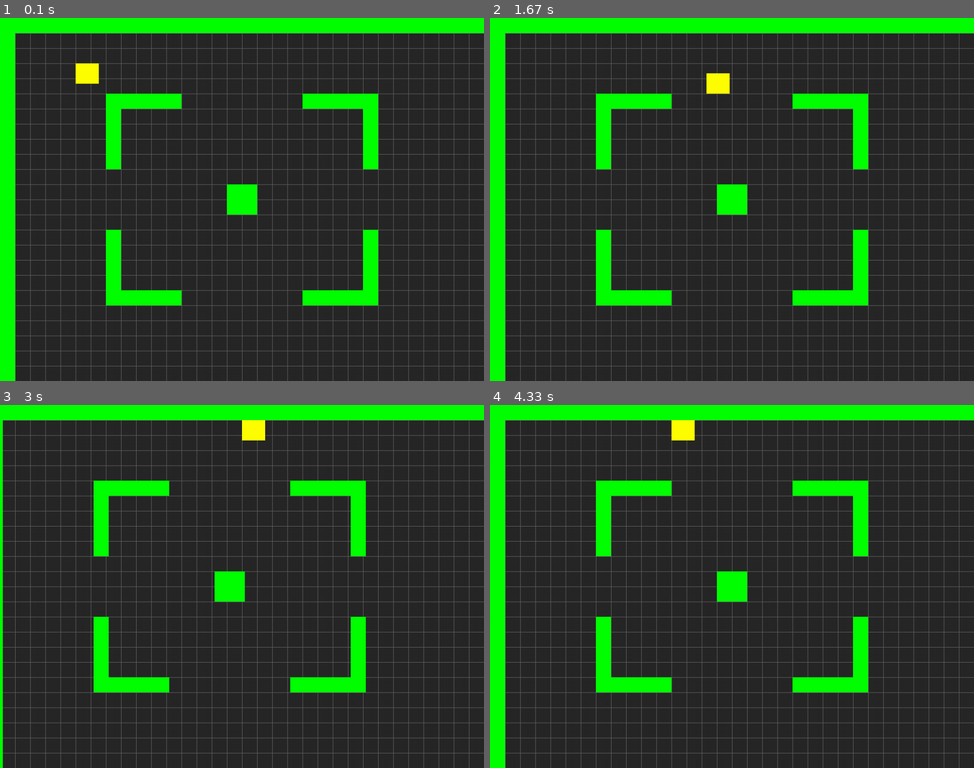
Above: before the commit, frames 1-4 (two rows, left to right).
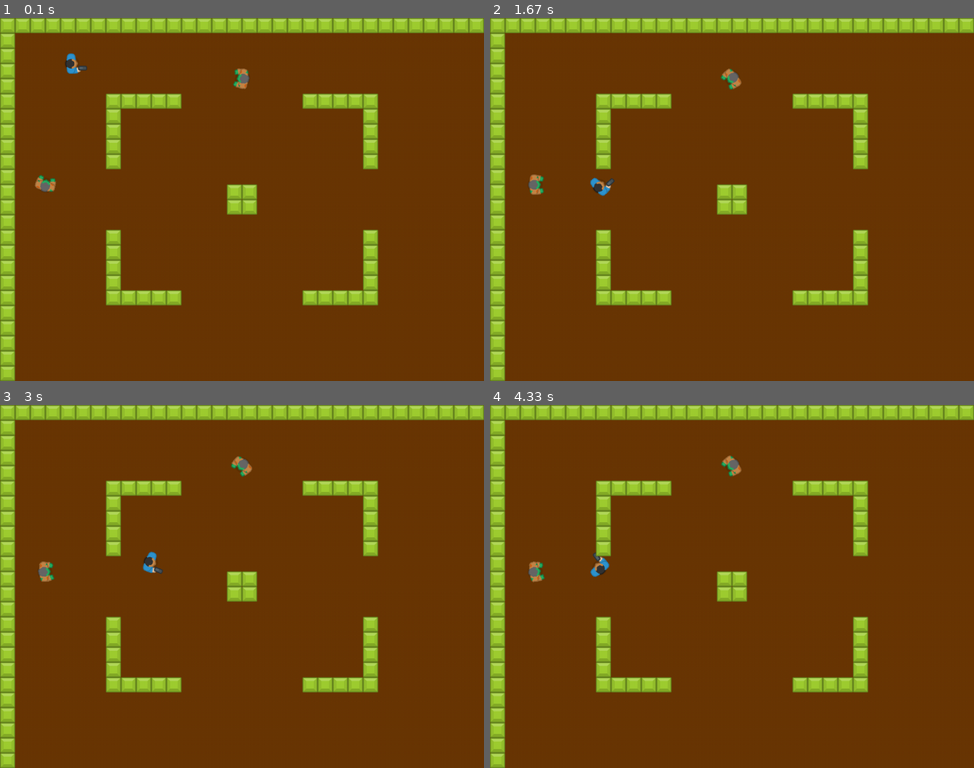
Above: after the commit, the same moments.

Repository: Platniumfrost/PycharmProjects
Game: pygame game, started from first_tiles_game/main.py
Same seed, same stepped clock (60 frames per second), same inputs: the game is played once before the commit and once after it.
Inputs:
- Up to frame 1 (0.1 s): no input
- Up to frame 2 (1.67 s): hold W 0.33-0.8 s; hold Right 0.33-0.8 s; hold S 0.83-1.3 s; hold Right 0.83-1.3 s; hold Right from 1.33 s (still down)
- Up to frame 3 (3 s): release Right at 1.8 s; hold Up 1.83-2.13 s; hold Right 2.17-2.63 s; hold Left from 2.67 s (still down)
- Up to frame 4 (4.33 s): release Left at 3.2 s; hold Down 3.23-3.53 s; hold Left 3.57-3.97 s; hold Up from 4 s (still down)

The runs differ from the first frame. In frame 1, 100% of the frame differs, in the area x 0-100%, y 0-100%; in frame 2, 100%; in frame 3, 100%; in frame 4, 100%.

Commit message:
almost the end of the year

Diff:
--- a/first_tiles_game/main.py
+++ b/first_tiles_game/main.py
@@ -26,16 +26,23 @@
         img_folder = path.join(game_folder, 'images')
         self.map = Map(path.join(game_folder, 'map2.txt'))
         self.player_img = pg.image.load(path.join(img_folder, PLAYER_IMG)).convert_alpha()
+        self.mob_img = pg.image.load(path.join(img_folder, MOB_IMG)).convert_alpha()
+        self.wall_img = pg.image.load(path.join(img_folder, WALL_IMG)).convert_alpha()
+        self.wall_img = pg.transform.scale(self.wall_img, (TILESIZE, TILESIZE))
+
 
     def new(self):
         # start a new game ##
         #create sprite groups
         self.all_sprites = pg.sprite.Group()
         self.walls = pg.sprite.Group()
+        self.mobs = pg.sprite.Group()
         for row, tiles in enumerate(self.map.data):
             for col, tile in enumerate(tiles):
                 if tile == '1':
                     Wall(self, col, row)
+                if tile == 'M':
+                    Mob(self, col, row)
                 if tile == 'P':
                     self.player = Player(self, col, row)
         self.camera = Camera(self.map.width, self.map.height)
@@ -62,7 +69,7 @@
                 self.quit()
             if event.type == pg.KEYDOWN:
                 if event.key == pg.K_ESCAPE:
-                    self.quit
+                    self.quit()
 
     def update(self):
         # Game Loop - update
@@ -70,12 +77,13 @@
         self.camera.update(self.player)
 
     def draw(self):
+        pg.display.set_caption("{:.2f}".format(self.clock.get_fps()))
         # game Loop - draw
-        self.screen.fill(DARKGREY)
-        self.draw_grid()
+        self.screen.fill(BGCOLOR)
+        #self.draw_grid()
         for sprite in self.all_sprites:
             self.screen.blit(sprite.image, self.camera.apply(sprite))
-        # *after* drawing everything, flip the display
+        # pg.draw.rect(self.screen, WHITE, self.player.hit_rect, 2)
         pg.display.flip()
 
     def show_start_screen(self):
--- a/first_tiles_game/map2.txt
+++ b/first_tiles_game/map2.txt
@@ -2,16 +2,16 @@
 1.............................................................1
 1.............................................................1
 1....P........................................................1
-1.............................................................1
+1...............M.............................................1
 1......11111........11111.....................................1
 1......1................1.....................................1
 1......1................1.....................................1
 1......1................1.....................................1
 1......1................1.....................................1
 1.............................................................1
+1..M...........11.............................................1
 1..............11.............................................1
-1..............11.............................................1
-1.............................................................1
+1.................................................M...........1
 1......1................1.....................................1
 1......1................1.....................................1
 1......1................1.....................................1
@@ -38,7 +38,7 @@
 1.............................................................1
 1.............................................................1
 1.............................................................1
-1.............................................................1
+1...........................M.................................1
 1.............................................................1
 1.............................................................1
 1.............................................................1
--- a/first_tiles_game/settings.py
+++ b/first_tiles_game/settings.py
@@ -1,3 +1,5 @@
+import pygame as pg
+
 # define some colors
 WHITE = (255, 255, 255)
 BLACK = (0, 0, 0)
@@ -6,18 +8,26 @@
 GREEN = (0, 255, 0)
 RED = (255, 0, 0)
 YELLOW = (255, 255, 0)
+BROWN = (106 ,55, 5)
 
 # GAME SETTINGS
 WIDTH = 1024
 HEIGHT = 768
 FPS = 60
 TITLE = "Tilemap Demo"
-BGCOLOR = DARKGREY
+BGCOLOR = BROWN
 
 TILESIZE = 32
 GRIDWIDTH = WIDTH / TILESIZE
 GRIDHEIGHT = HEIGHT / TILESIZE
 
+WALL_IMG = 'element_green_square.png'
+
 # Player settings
 PLAYER_SPEED = 300
+PLAYER_ROT_SPEED = 250
 PLAYER_IMG = 'manBlue_gun.png'
+PLAYER_HIT_RECT = pg.Rect(0, 0, 35, 35)
+
+# mob settings
+MOB_IMG = 'zoimbie1_hold.png'
--- a/first_tiles_game/sprites.py
+++ b/first_tiles_game/sprites.py
@@ -1,5 +1,6 @@
 import pygame as pg
 from settings import *
+from tilemap import collide_hit_rect
 vec = pg.math.Vector2
 
 class Player(pg.sprite.Sprite):
@@ -8,60 +9,83 @@
         pg.sprite.Sprite.__init__(self, self.groups)
         self.game = game
         self.image = game.player_img
-        self.image.fill(YELLOW)
         self.rect = self.image.get_rect()
+        self.hit_rect = PLAYER_HIT_RECT
+        self.hit_rect.center = self.rect.center
         self.vel = vec(0, 0)
         self.pos = vec(x, y) * TILESIZE
+        self.rot = 0
 
     def get_keys(self):
+        self.rot_speed = 0
         self.vel = vec(0, 0)
         keys = pg.key.get_pressed()
         if keys[pg.K_LEFT] or keys[pg.K_a]:
-            self.vel.x = -PLAYER_SPEED
+            self.rot_speed = PLAYER_ROT_SPEED
         if keys[pg.K_RIGHT] or keys[pg.K_d]:
-            self.vel.x = PLAYER_SPEED
+            self.rot_speed = -PLAYER_ROT_SPEED
         if keys[pg.K_UP] or keys[pg.K_w]:
-            self.vel.y = -PLAYER_SPEED
+            self.vel = vec(PLAYER_SPEED, 0). rotate(-self.rot)
         if keys[pg.K_DOWN] or keys[pg.K_s]:
-            self.vel.y = PLAYER_SPEED
-        if self.vel.x != 0 and self.vel.y != 0:
-            self.vel *= 0.7071
+            self.vel = vec(-PLAYER_SPEED / 2, 0). rotate(-self.rot)
 
     def collide_with_walls(self, dir):
         if dir == 'x':
-            hits = pg.sprite.spritecollide(self, self.game.walls, False)
+            hits = pg.sprite.spritecollide(self, self.game.walls, False, collide_hit_rect)
             if hits:
                 if self.vel.x > 0:
-                    self.pos.x = hits[0].rect.left - self.rect.width
+                    self.pos.x = hits[0].rect.left - self.hit_rect.width / 2
                 if self.vel.x < 0:
-                    self.pos.x = hits[0].rect.right
+                    self.pos.x = hits[0].rect.right + self.hit_rect.width / 2
                 self.vel.x = 0
-                self.rect.x = self.pos.x
+                self.hit_rect.centerx = self.pos.x
         if dir == 'y':
-            hits = pg.sprite.spritecollide(self, self.game.walls, False)
+            hits = pg.sprite.spritecollide(self, self.game.walls, False, collide_hit_rect)
             if hits:
                 if self.vel.y > 0:
-                    self.pos.y = hits[0].rect.top - self.rect.height
+                    self.pos.y = hits[0].rect.top - self.hit_rect.height / 2
                 if self.vel.y < 0:
-                    self.pos.y = hits[0].rect.bottom
+                    self.pos.y = hits[0].rect.bottom + self.hit_rect.height / 2
                 self.vel.y = 0
-                self.rect.y = self.pos.y
+                self.hit_rect.centery = self.pos.y
 
     def update(self):
         self.get_keys()
+        self.rot = (self.rot + self.rot_speed * self.game.dt) % 360
+        self.image = pg.transform.rotate(self.game.player_img, self.rot)
+        self.rect = self.image.get_rect()
+        self.rect.center = self.pos
         self.pos += self.vel * self.game.dt
-        self.rect.x = self.pos.x
+        self.hit_rect.centerx = self.pos.x
+        self.rect.centerx = self.pos.x
         self.collide_with_walls('x')
-        self.rect.y = self.pos.y
+        self.hit_rect.centery = self.pos.y
         self.collide_with_walls('y')
+        self.rect.center = self.hit_rect.center
+
+class Mob(pg.sprite.Sprite):
+    def __init__(self, game, x, y):
+        self.groups = game.all_sprites, game.mobs
+        pg.sprite.Sprite.__init__(self, self.groups)
+        self.game = game
+        self.image = game.mob_img
+        self.rect = self.image.get_rect()
+        self.pos = vec(x, y) * TILESIZE
+        self.rect.center = self.pos
+        self.rot = 0
+
+    def update(self):
+        self.rot = (self.game.player.pos - self.pos).angle_to(vec(1, 0))
+        self.image = pg.transform.rotate(self.game.mob_img, self.rot)
+        self.rect = self.image.get_rect()
+        self.rect.center = self.pos
 
 class Wall(pg.sprite.Sprite):
     def __init__(self, game, x, y):
         self.groups = game.all_sprites, game.walls
         pg.sprite.Sprite.__init__(self, self.groups)
         self.game = game
-        self.image = pg.Surface((TILESIZE, TILESIZE))
-        self.image.fill(GREEN)
+        self.image = game.wall_img
         self.rect = self.image.get_rect()
         self.x = x
         self.y = y
--- a/first_tiles_game/tilemap.py
+++ b/first_tiles_game/tilemap.py
@@ -1,5 +1,8 @@
 import pygame as pg
 from settings import *
+
+def collide_hit_rect(one, two):
+    return one.hit_rect.colliderect(two.rect)
 
 class Map:
     def __init__(self, filename):
@@ -23,8 +26,8 @@
         return entity.rect.move(self.camera.topleft)
 
     def update(self, target):
-        x = -target.rect.x + int(WIDTH / 2)
-        y = -target.rect.y + int(HEIGHT / 2)
+        x = -target.rect.centerx + int(WIDTH / 2)
+        y = -target.rect.centery + int(HEIGHT / 2)
 
         # limit scrolling on map
         x = min(0, x) # left
Binary file added: first_tiles_game/images/element_green_square.png
Binary file added: first_tiles_game/images/zoimbie1_hold.png
